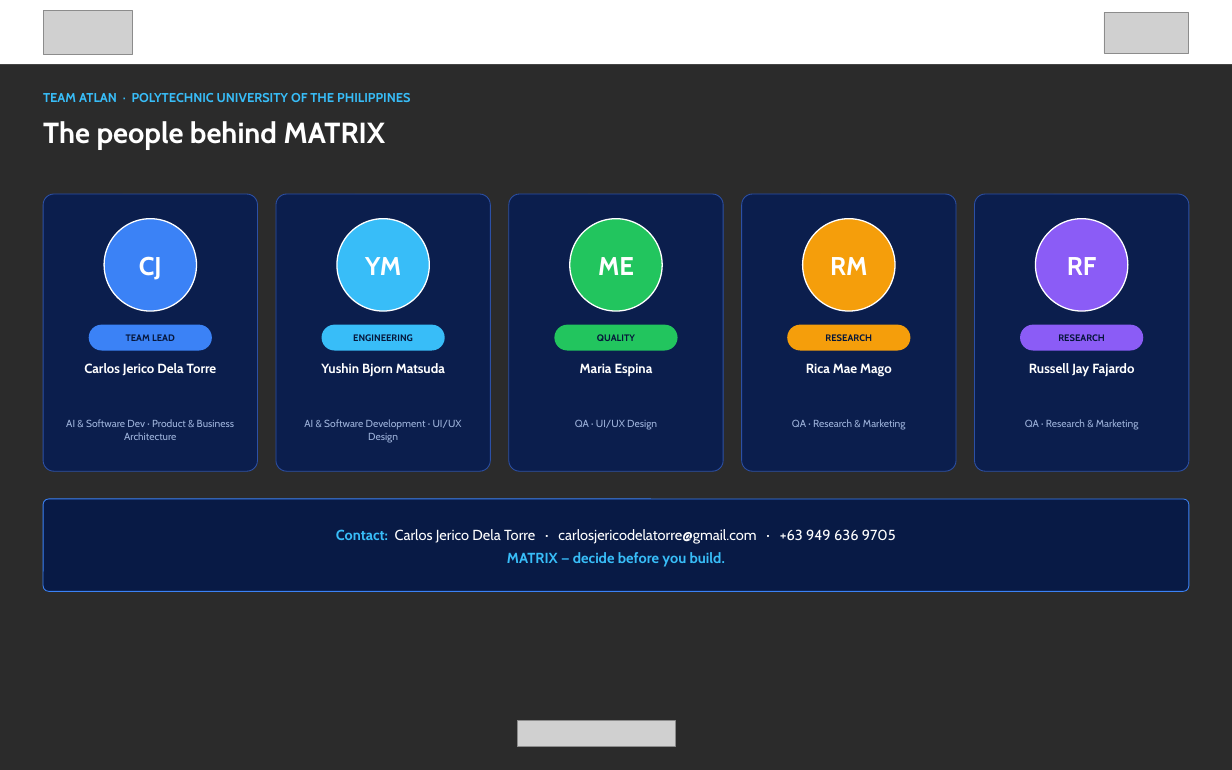
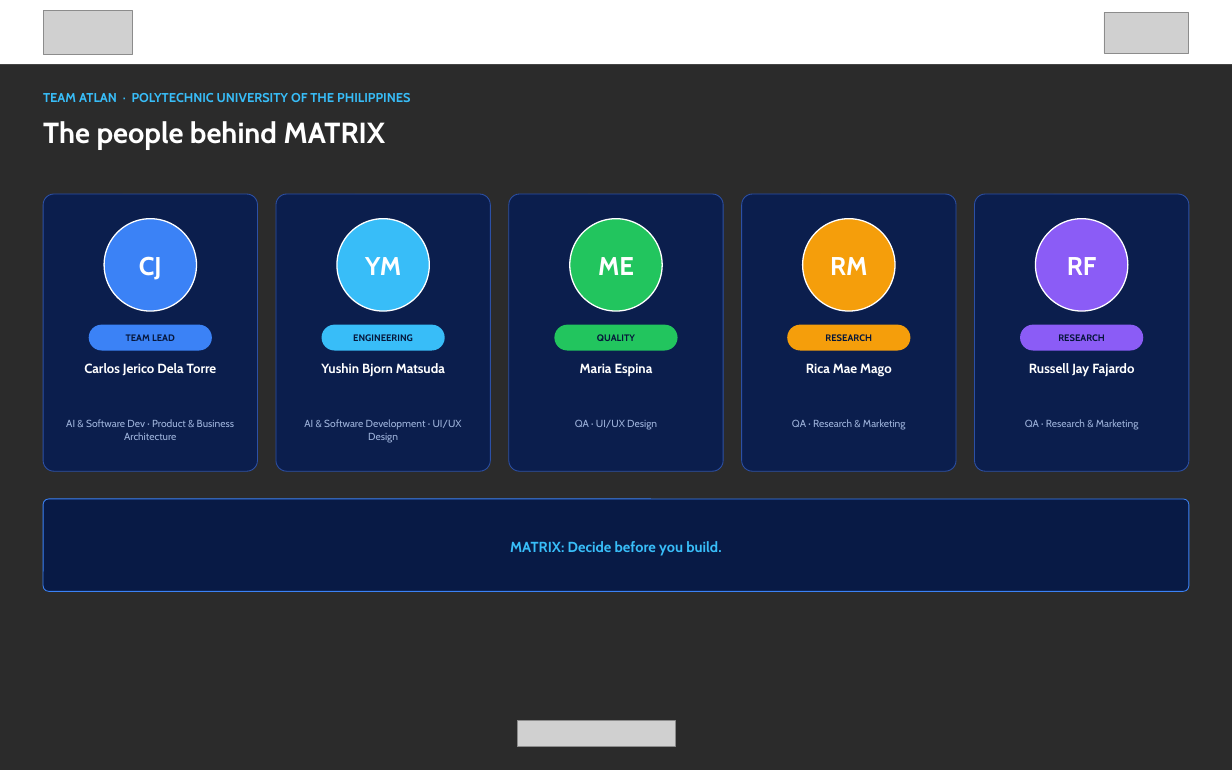
Before and after one commit to delatorrecj/matrix, a slide deck: slide 15 of presentation/deck/Smart Cities_PUP_ATLAN_PitchDeck.pptx. Drawn at 1232x770 pixels with LibreOffice and Linux fonts; fonts in the diff are those of the drawing; grey boxes stand for pictures; background and template pictures are left out; a plain dark background stands for a picture behind light text. Boxes give left, top, right and bottom in pixels: in the first picture for what was removed or moved away, otherwise in the second. Text is boxed around its words. In the diff, an @@ line names an element or a change of style, - is before the commit and + after.

```diff
--- a/presentation/deck/Smart Cities_PUP_ATLAN_PitchDeck.pptx
+++ b/presentation/deck/Smart Cities_PUP_ATLAN_PitchDeck.pptx
@@ text at (510,541,721,556): text changed; text colour #FFFFFF to #38BDF8; bold on @@
-Contact: Carlos Jerico Dela Torre · carlosjericodelatorre@gmail.com · +63 949 636 9705
-MATRIX — decide before you build.
+MATRIX: Decide before you build.
```
Also in this commit, not shown: 14 other slides changed, 8 other files.
